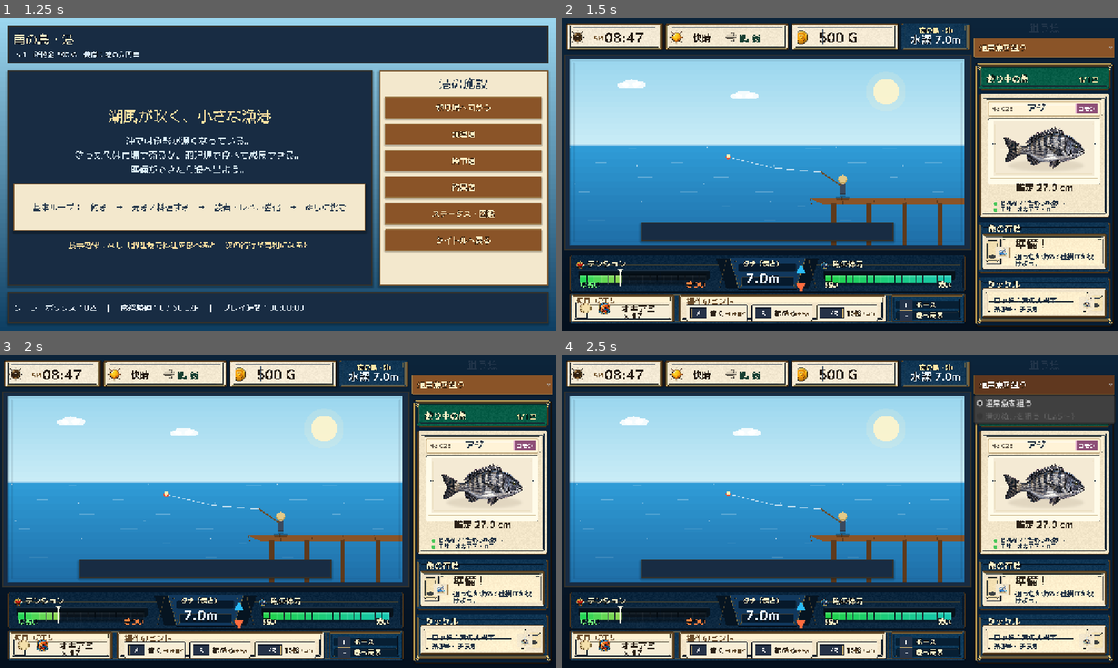
Above: before the commit, frames 1-4 (two rows, left to right).
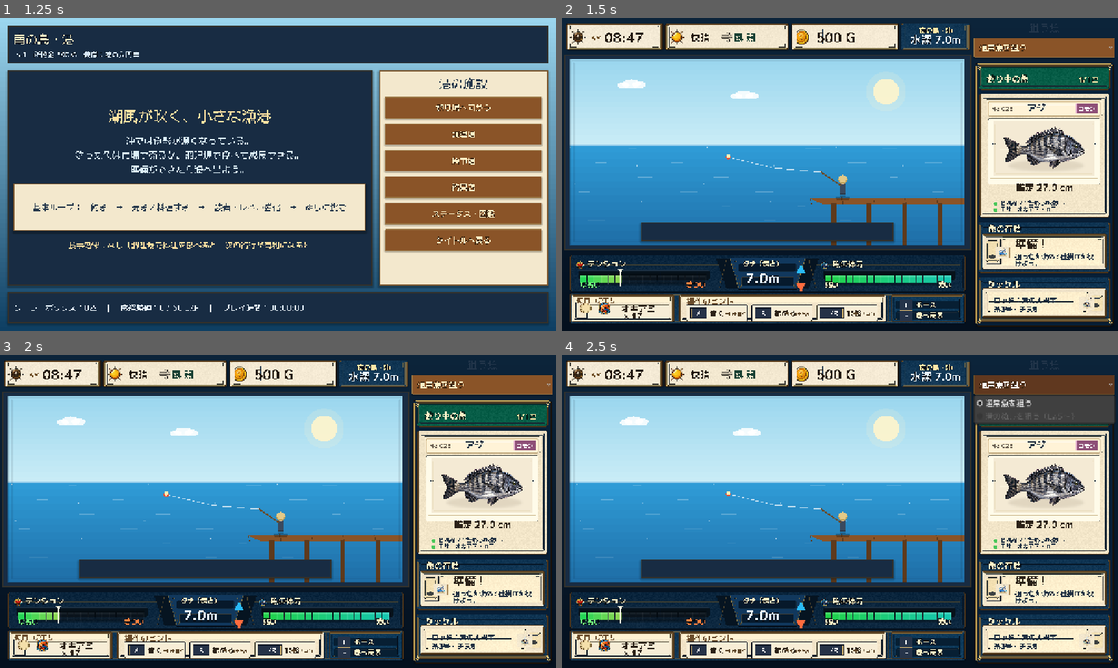
Above: after the commit, the same moments.

Repository: RYUKOU-OKUMURA/tsuri_quest_umi_mvp
Game: Godot game, scene res://scenes/main.tscn
Two runs of this game, one before a commit and one after it. Both use one fixed random seed, a clock stepped at 60 frames per second and the inputs below.
Inputs:
- Up to frame 1 (1.25 s): click "ゲームを始める" at 0.5 s
- Up to frame 2 (1.5 s): click "釣り場へ向かう" at 1.25 s
- Up to frame 3 (2 s): no input
- Up to frame 4 (2.5 s): click "通常魚を狙う" at 2 s

Frame 1 is identical in both runs. In frame 2, 0.8% of the frame differs, in the area x 1-60%, y 2-10%; in frame 3, 0.8%; in frame 4, 0.8%.

Commit message:
Polish fight top status strip

Diff:
--- a/src/ui/components/fight_status_bar.gd
+++ b/src/ui/components/fight_status_bar.gd
@@ -80,9 +80,9 @@
 	if dark:
 		_draw_centered_dark_slot(font, rect, title, body)
 		return
-	var icon_space := clampf(rect.size.y * 1.04, 63.0, 72.0)
+	var icon_space := clampf(rect.size.y * 0.96, 60.0, 68.0)
 	var text_x := rect.position.x + icon_space
-	var max_width := rect.end.x - text_x - 14.0
+	var max_width := rect.end.x - text_x - 10.0
 	var title_size := 15 if dark else 14
 	var body_size := 24 if not dark else 21
 	if rect.size.x < 230.0:
@@ -94,20 +94,20 @@
 	var body_y := rect.position.y + rect.size.y * 0.72
 	if not dark and title == "AM":
 		var am_y := rect.position.y + rect.size.y * 0.64
-		_draw_text_clipped(font, title, Vector2(text_x, am_y), 15, title_color, max_width, outline)
-		_draw_text_clipped(font, body, Vector2(text_x + 27.0, am_y + 4.0), 30, body_color, max_width - 27.0, outline)
+		_draw_text_clipped(font, title, Vector2(text_x, am_y), 16, title_color, max_width, outline)
+		_draw_text_clipped(font, body, Vector2(text_x + 32.0, am_y + 4.0), 30, body_color, max_width - 32.0, outline)
 		return
 	if not dark and title == "快晴":
 		var inline_y := rect.position.y + rect.size.y * 0.66
-		_draw_text_clipped(font, title, Vector2(text_x, inline_y), 21, body_color, max_width, outline)
-		var wind_icon_size := 29.0
-		var wind_x := text_x + 73.0
+		_draw_text_clipped(font, title, Vector2(text_x, inline_y), 22, body_color, max_width, outline)
+		var wind_icon_size := 30.0
+		var wind_x := text_x + 67.0
 		_draw_top_sheet_icon(
 			ICON_WIND,
 			Rect2(Vector2(wind_x, rect.position.y + (rect.size.y - wind_icon_size) * 0.5 + 1.0), Vector2(wind_icon_size, wind_icon_size)),
 			Color(1.0, 1.0, 1.0, 0.92)
 		)
-		_draw_text_clipped(font, body, Vector2(wind_x + 34.0, inline_y), 21, Color("#173f32"), max_width - (wind_x - text_x) - 34.0, outline)
+		_draw_text_clipped(font, body, Vector2(wind_x + 32.0, inline_y), 22, Color("#173f32"), max_width - (wind_x - text_x) - 32.0, outline)
 		return
 	if not dark and title == "所持金":
 		var amount_y := rect.position.y + rect.size.y * 0.68
@@ -145,9 +145,9 @@
 func _draw_status_icon(rect: Rect2, icon_index: int) -> void:
 	if _top_icons == null and _icons == null:
 		return
-	var icon_size := clampf(rect.size.y * 0.60, 38.0, 44.0)
+	var icon_size := clampf(rect.size.y * 0.66, 42.0, 48.0)
 	var icon_rect := Rect2(
-		rect.position + Vector2(10.0, (rect.size.y - icon_size) * 0.5 + 1.0),
+		rect.position + Vector2(9.0, (rect.size.y - icon_size) * 0.5 + 1.0),
 		Vector2(icon_size, icon_size)
 	)
 	_draw_top_sheet_icon(icon_index, icon_rect, Color(1.0, 1.0, 1.0, 0.96))
Binary file changed: assets/showcase/underwater/top_status_frame.png
Not shown, changed: design-qa.md
Not shown, changed: docs/11_underwater_fight_showcase.md
Not shown, changed: tools/generate_underwater_ui_frame_assets.py
